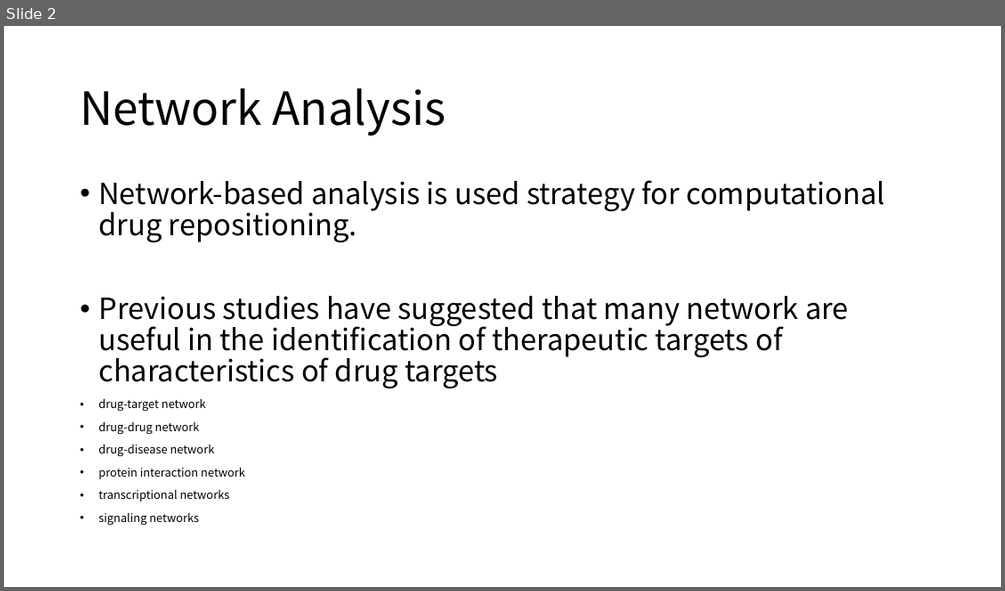
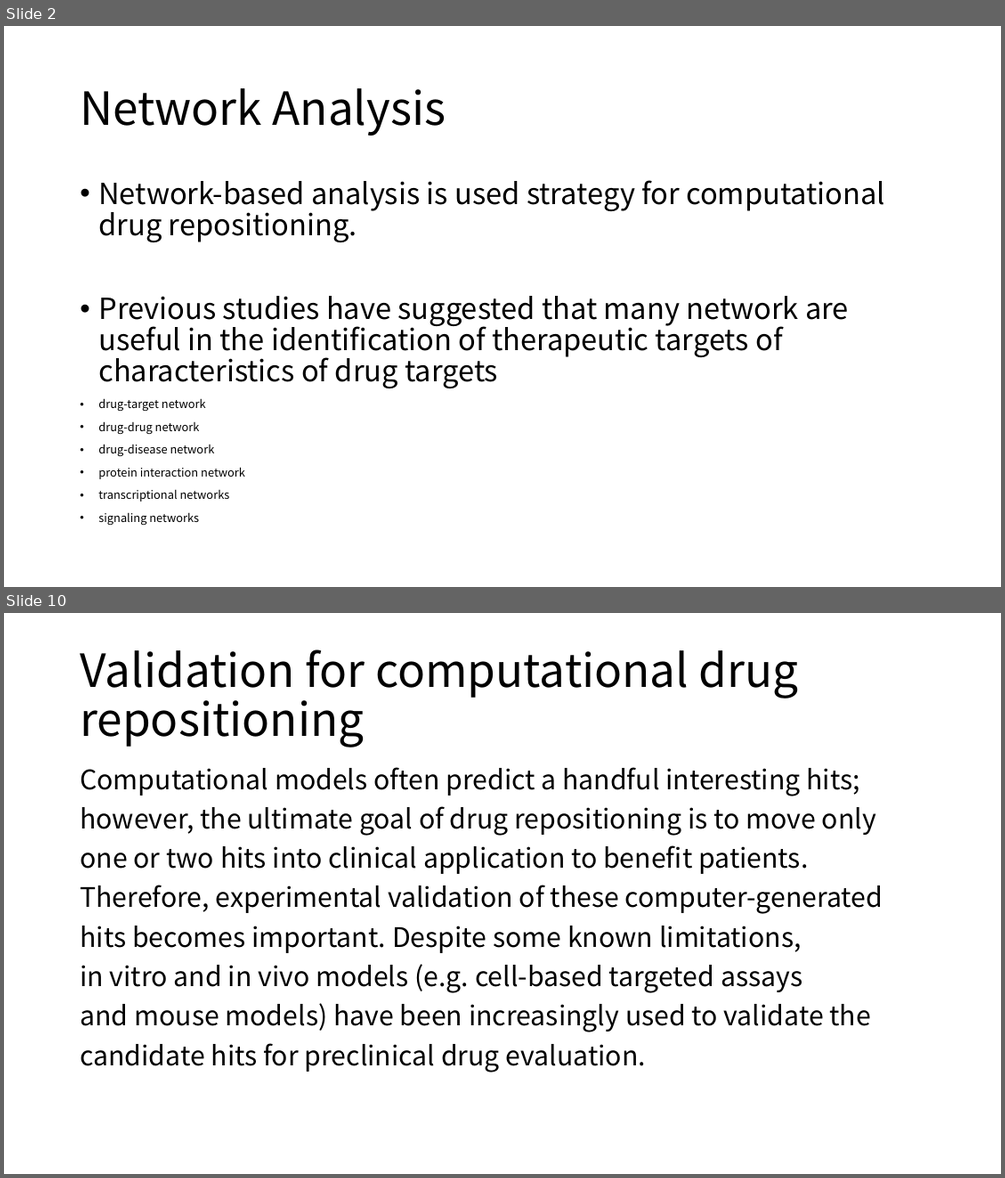
Before and after one commit to moklise/TIL, a slide deck: Review/[2] A Survey Off Current Trends In Computational Drug/A survey of current trends in computational drug.pptx. Shown one above the other, each under a label of ours: slide 2 before the commit, slides 2 and 10 after it; the slides between them are not shown. The pictures are 1005x591 and 1005x1178 pixels, drawn with LibreOffice and Linux fonts; fonts in the diff are those of the drawing. Boxes give left, top, right and bottom in pixels: in the first picture for what was removed or moved away, otherwise in the second. Text is boxed around its words. In the diff, an @@ line names an element or a change of style, - is before the commit and + after.

Commit message:
[Review] A survey of current trends in computational drug 160706

```diff
--- a/Review/[2] A Survey Off Current Trends In Computational Drug/A survey of current trends in computational drug.pptx
+++ b/Review/[2] A Survey Off Current Trends In Computational Drug/A survey of current trends in computational drug.pptx
@@ slide 10 added at (x1=4, y1=613, x2=1001, y2=1174), background #FFFFFF @@
@@ title added at (x1=80, y1=649, x2=799, y2=747), 44 pt, text #000000 @@
+Validation for computational drug repositioning
@@ text added at (x1=80, y1=767, x2=883, y2=1072), 25.9 pt, text #000000 @@
+Computational models often predict a handful interesting hits;
+however, the ultimate goal of drug repositioning is to move only
+one or two hits into clinical application to benefit patients.
+Therefore, experimental validation of these computer-generated
+hits becomes important. Despite some known limitations,
+in vitro and in vivo models (e.g. cell-based targeted assays
+and mouse models) have been increasingly used to validate the
+candidate hits for preclinical drug evaluation.
```
Also in this commit, not shown: 1 slide changed, 9 other slides added, 1 other file.
